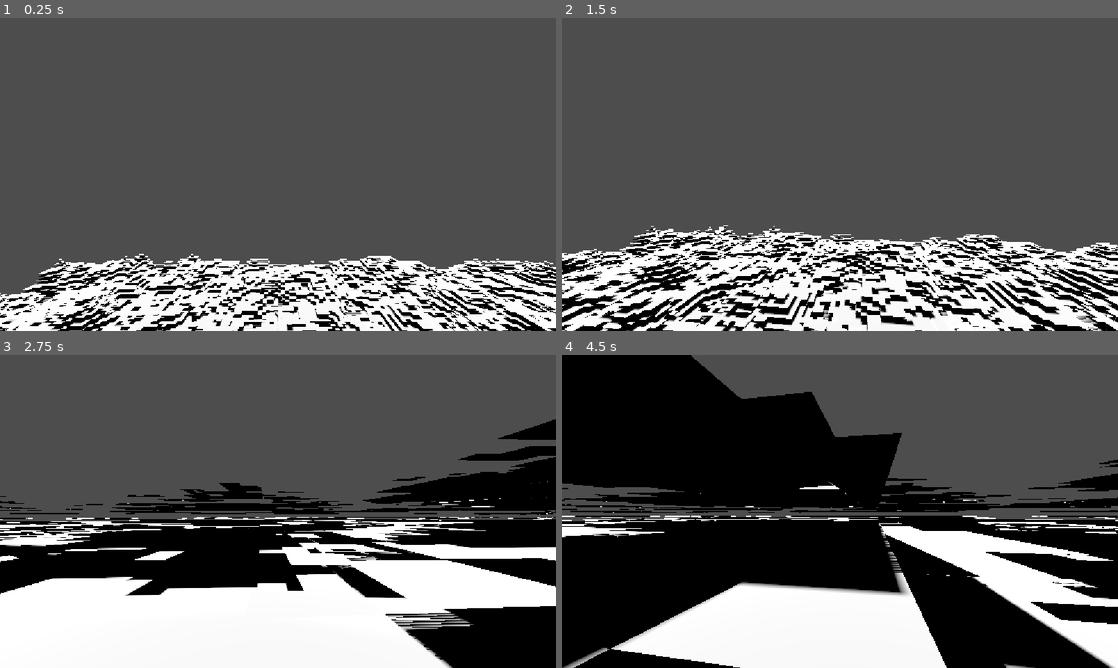
Above: before the commit, frames 1-4 (two rows, left to right).
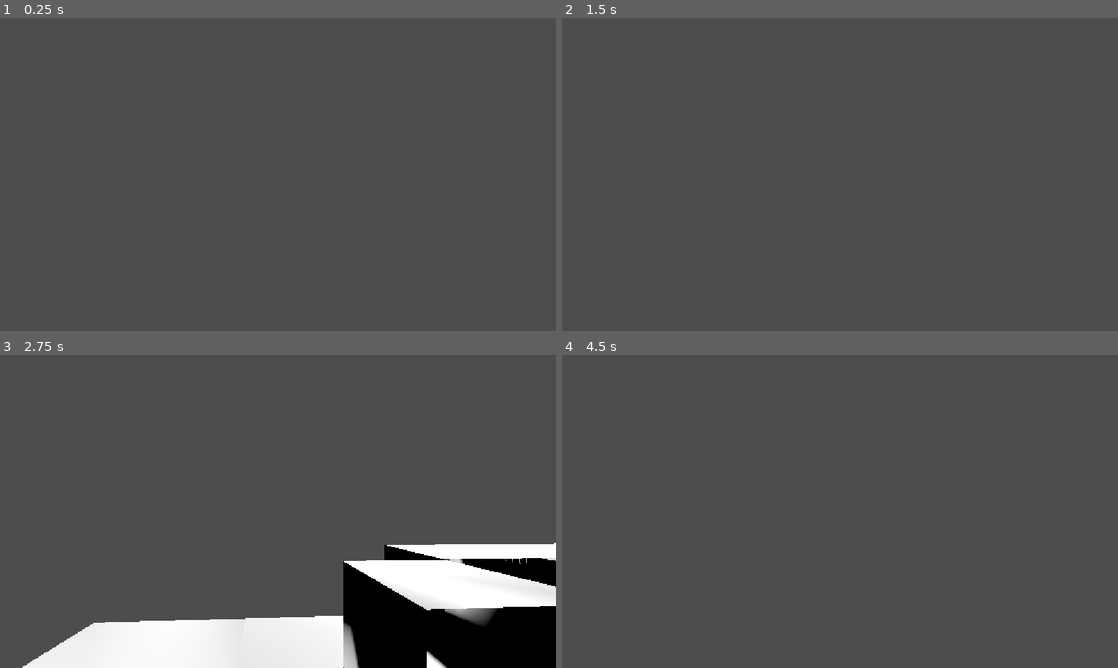
Above: after the commit, the same moments.

Repository: etper/pimpekcraft
Game: Godot game, scene res://scenes/Main.tscn
Same seed, same stepped clock (60 frames per second), same inputs: the game is played once before the commit and once after it.
Inputs (mouse positions are in pixels of both pictures, inside the frame that each line leads up to):
- Up to frame 1 (0.25 s): no input
- Up to frame 2 (1.5 s): tap Enter (ui_accept) at 0.5 s; move the mouse to (867, 174) at 0.52 s; hold W (move_forward) from 0.53 s (still down); click (867, 174) at 0.67 s; tap Space (jump) at 0.77 s; move the mouse to (812, 174) at 1.27 s
- Up to frame 3 (2.75 s): keep holding W (move_forward); tap Space (jump) at 1.52 s; move the mouse to (289, 505) at 2.02 s
- Up to frame 4 (4.5 s): keep holding W (move_forward); move the mouse to (834, 517) at 2.77 s; click (834, 517) at 2.92 s; tap Space (jump) at 3.02, 3.77 s; move the mouse to (878, 514) at 3.52 s; move the mouse to (795, 508) at 4.27 s

The runs differ from the first frame. In frame 1, 21% of the frame differs, in the area x 0-100%, y 75-100%; in frame 2, 29%; in frame 3, 36%; in frame 4, 73%, in the area x 0-100%, y 0-100%.

Commit message:
phase 5.3

Diff:
--- a/scenes/World.tscn
+++ b/scenes/World.tscn
@@ -4,4 +4,3 @@
 
 [node name="World" type="Node3D" unique_id=124439407]
 script = ExtResource("1_kqs1s")
-radius = 5
--- a/scripts/chunk.gd
+++ b/scripts/chunk.gd
@@ -144,13 +144,15 @@
     ) / 1000.0
 
 func greedy_mesh_direction(st: SurfaceTool, face: int):
-    if face != 0 and face != 1:
-        return
-
-    for y in range(MAX_HEIGHT):
-        var mask = build_mask(face, y)
-        greedy_merge_mask(st, mask, face, y)
-
+    if face == 0 or face == 1:
+        for y in range(MAX_HEIGHT):
+            var mask = build_mask(face, y)
+            greedy_merge_mask(st, mask, face, y)
+
+    elif face == 2 or face == 3:
+        for x in range(SIZE):
+            var mask = build_mask_x(face, x)
+            greedy_merge_mask_x(st, mask, face, x)
 
 func build_mask(face: int, slice: int) -> Array:
     var mask := []
@@ -161,6 +163,31 @@
 
         for x in range(SIZE):
             var pos = Vector3i(x, slice, z)
+
+            var world_pos = Vector3i(
+                int(position.x) + pos.x,
+                pos.y,
+                int(position.z) + pos.z
+            )
+
+            var visible = (
+                blocks.has(pos)
+                and !world.has_block(world_pos + normal)
+            )
+
+            mask[z].append(visible)
+
+    return mask
+
+func build_mask_x(face: int, slice: int) -> Array:
+    var mask := []
+    var normal = FACE_NORMALS[face]
+
+    for z in range(SIZE):
+        mask.append([])
+
+        for y in range(MAX_HEIGHT):
+            var pos = Vector3i(slice, y, z)
 
             var world_pos = Vector3i(
                 int(position.x) + pos.x,
@@ -227,6 +254,61 @@
                 y,
                 width,
                 height
+            )
+
+func greedy_merge_mask_x(st, mask, face, slice):
+    var rows = mask.size()       # Z
+    var cols = mask[0].size()    # Y
+
+    var used := []
+
+    for y in range(rows):
+        used.append([])
+        for x in range(cols):
+            used[y].append(false)
+
+    for y in range(rows):
+        for x in range(cols):
+
+            if !mask[y][x] or used[y][x]:
+                continue
+
+            # Find width (along Y)
+            var width := 1
+            while x + width < cols \
+                    and mask[y][x + width] \
+                    and !used[y][x + width]:
+                width += 1
+
+            # Find height (along Z)
+            var height := 1
+            var done := false
+
+            while y + height < rows and !done:
+
+                for xx in range(width):
+                    if !mask[y + height][x + xx] \
+                            or used[y + height][x + xx]:
+                        done = true
+                        break
+
+                if !done:
+                    height += 1
+
+            # Mark rectangle as used
+            for yy in range(height):
+                for xx in range(width):
+                    used[y + yy][x + xx] = true
+
+            # Emit one merged quad
+            emit_quad_x(
+                st,
+                face,
+                slice,
+                y,       # start_z
+                x,       # start_y
+                height,  # size in Z
+                width    # size in Y
             )
 
 func emit_quad(
@@ -261,3 +343,36 @@
         st.add_vertex(v0)
         st.add_vertex(v3)
         st.add_vertex(v2)
+
+func emit_quad_x(
+    st: SurfaceTool,
+    face: int,
+    slice: int,
+    start_z: int,
+    start_y: int,
+    width: int,
+    height: int
+):
+    var plane_x = slice if face == 2 else slice + 1
+
+    var v0 = Vector3(plane_x, start_y,          start_z)
+    var v1 = Vector3(plane_x, start_y + height, start_z)
+    var v2 = Vector3(plane_x, start_y + height, start_z + width)
+    var v3 = Vector3(plane_x, start_y,          start_z + width)
+
+    if face == 3:
+        st.add_vertex(v0)
+        st.add_vertex(v1)
+        st.add_vertex(v2)
+
+        st.add_vertex(v0)
+        st.add_vertex(v2)
+        st.add_vertex(v3)
+    else:
+        st.add_vertex(v0)
+        st.add_vertex(v2)
+        st.add_vertex(v1)
+
+        st.add_vertex(v0)
+        st.add_vertex(v3)
+        st.add_vertex(v2)
